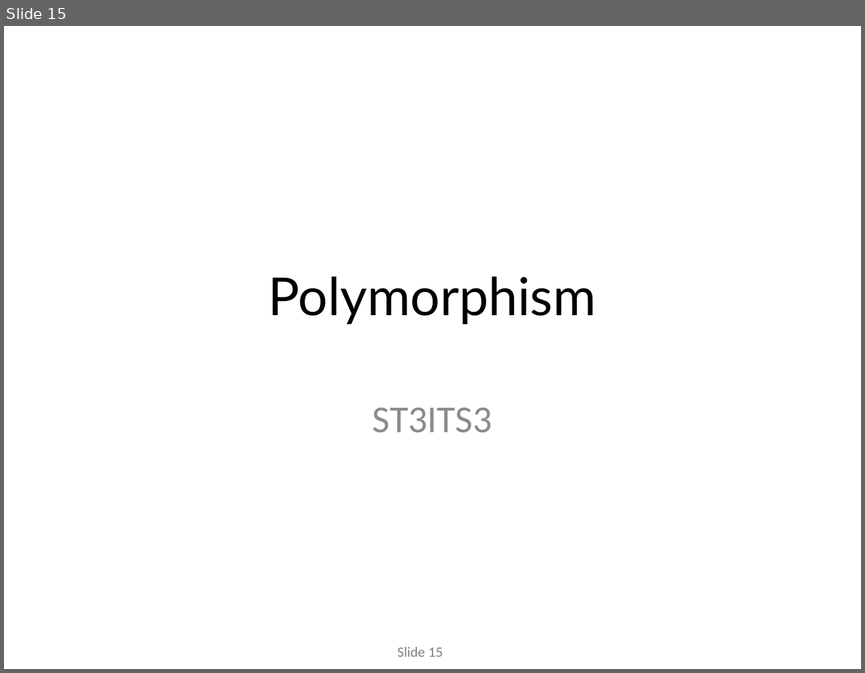
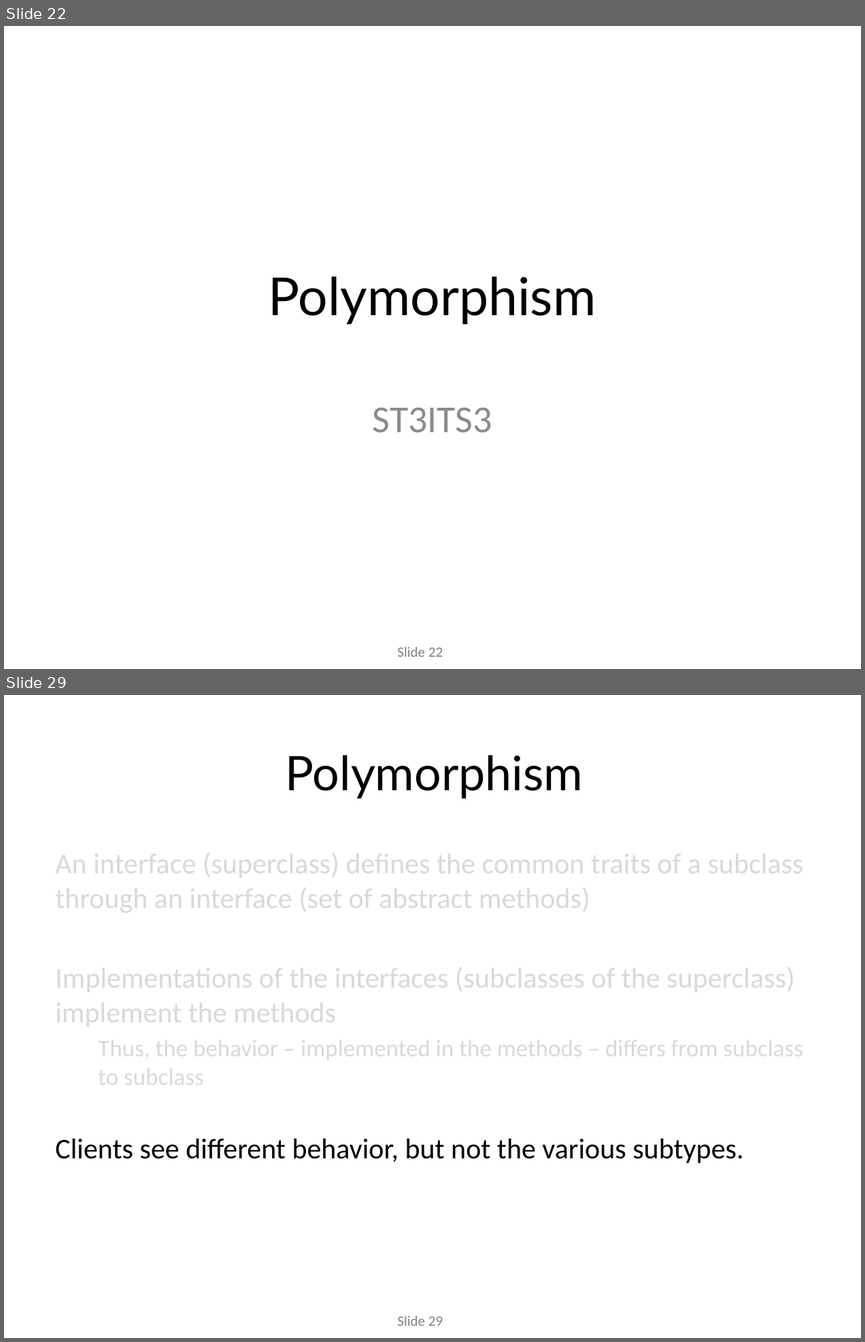
Before and after one commit to codesmurf/st3its3_teaching, a slide deck: 01 Intro + Opsamling + Interfaces/OO recap.pptx. Shown one above the other, each under a label of ours: slide 15 before the commit, slides 22 and 29 after it; the slides between them are not shown. The pictures are 865x673 and 865x1342 pixels, drawn with LibreOffice and Linux fonts; fonts in the diff are those of the drawing; background and template pictures are left out. Boxes give left, top, right and bottom in pixels: in the first picture for what was removed or moved away, otherwise in the second. Text is boxed around its words. In the diff, an @@ line names an element or a change of style, - is before the commit and + after.

```diff
--- a/01 Intro + Opsamling + Interfaces/OO recap.pptx
+++ b/01 Intro + Opsamling + Interfaces/OO recap.pptx
@@ slide 29 added at <box>4,695,861,1338</box>, background #FFFFFF; not listed: 1 template element that a slide beside it also shows @@
@@ text added at <box>286,755,583,798</box>, 40 pt, text #000000 @@
+Polymorphism
@@ text added at <box>55,847,804,1163</box>, 24 pt, text #D9D9D9 @@
+An interface (superclass) defines the common traits of a subclass through an interface (set of abstract methods)
+Implementations of the interfaces (subclasses of the superclass) implement the methods
+  Thus, the behavior – implemented in the methods – differs from subclass to subclass
+Clients see different behavior, but not the various subtypes.
@@ what was slide 15 is now slide 22 @@
@@ page number at <box>397,646,443,656</box>: text changed @@
-Slide 15
+Slide 22
```
Also in this commit, not shown: 14 slides changed, 12 other slides added.
